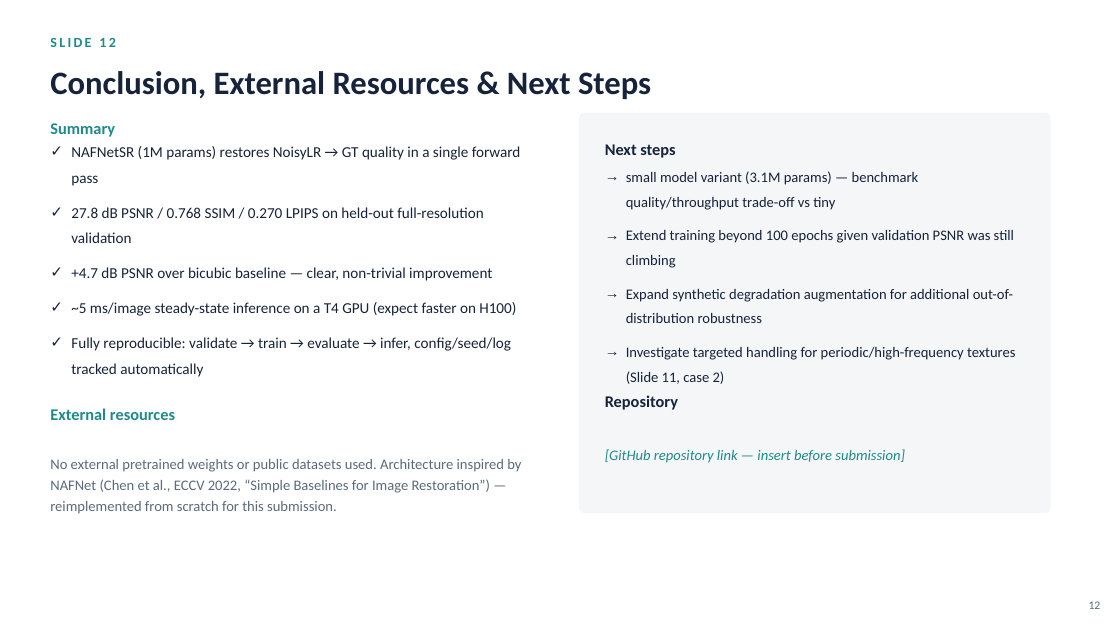
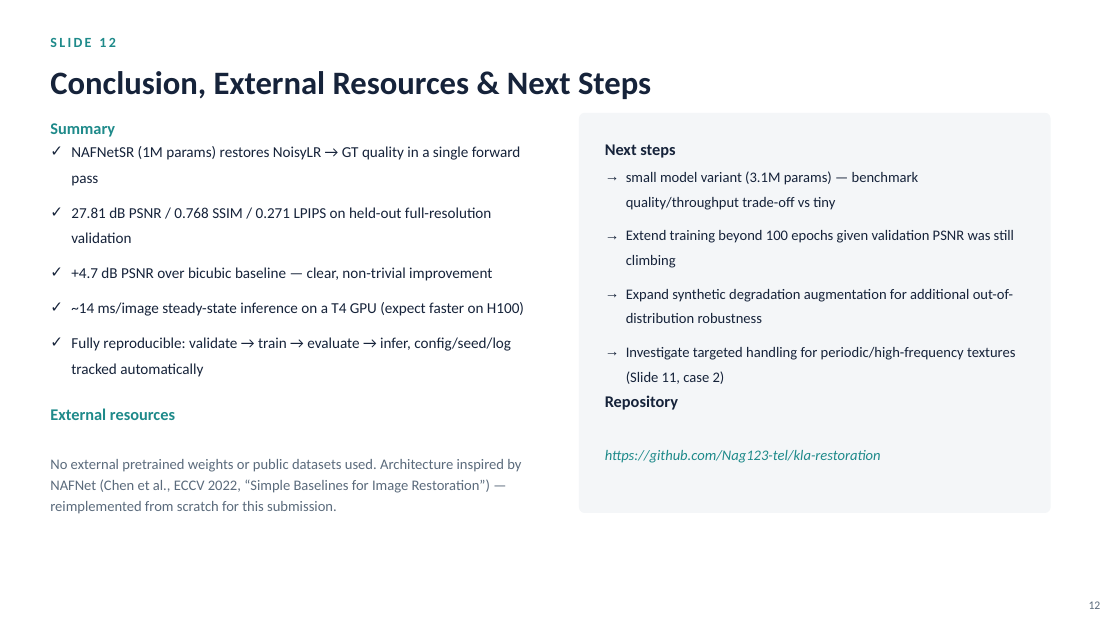
Before and after one commit to Nag123-tel/kla-restoration, a slide deck: slide 13 of solution_presentation.pptx. Drawn at 1120x630 pixels with LibreOffice and Linux fonts; fonts in the diff are those of the drawing. Boxes give left, top, right and bottom in pixels: in the first picture for what was removed or moved away, otherwise in the second. Text is boxed around its words. In the diff, an @@ line names an element or a change of style, - is before the commit and + after.

```diff
--- a/solution_presentation.pptx
+++ b/solution_presentation.pptx
@@ text at (x1=71, y1=207, x2=491, y2=243): text changed @@
-✓ 27.8 dB PSNR / 0.768 SSIM / 0.270 LPIPS on held-out full-resolution validation
+✓ 27.81 dB PSNR / 0.768 SSIM / 0.271 LPIPS on held-out full-resolution validation
@@ text at (x1=71, y1=302, x2=524, y2=316): text changed @@
-✓ ~5 ms/image steady-state inference on a T4 GPU (expect faster on H100)
+✓ ~14 ms/image steady-state inference on a T4 GPU (expect faster on H100)
@@ text at (x1=605, y1=450, x2=881, y2=463): text changed @@
-[GitHub repository link — insert before submission]
+https://github.com/Nag123-tel/kla-restoration
```
Also in this commit, not shown: 3 other slides changed.
